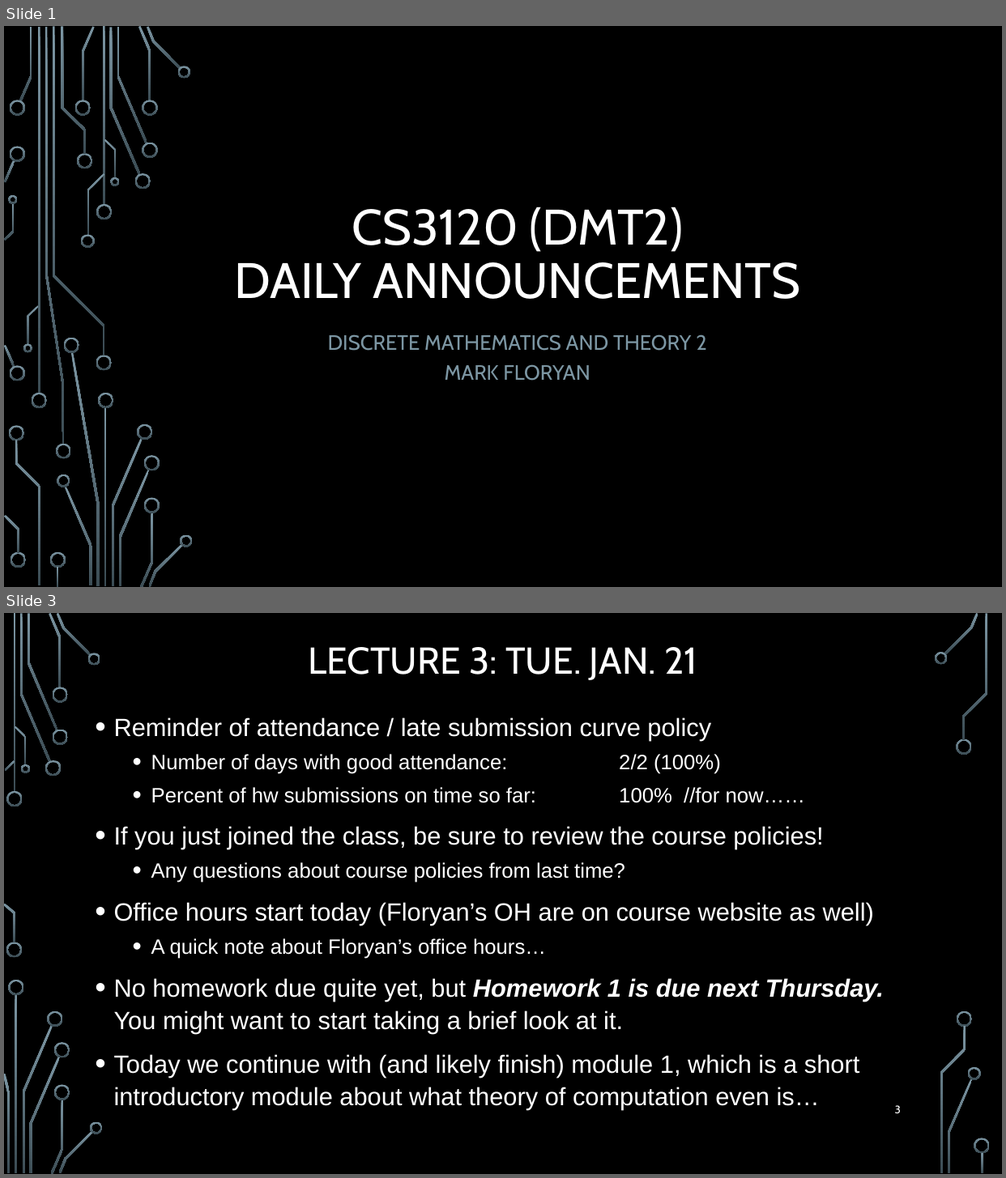
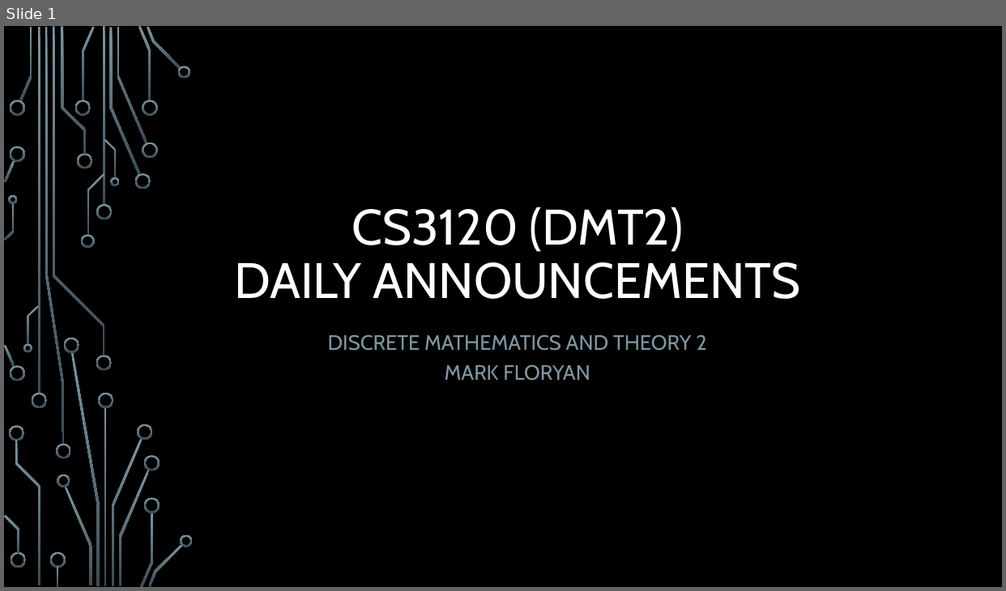
Before and after one commit to markfloryan/dmt2, a slide deck: slides/00-DailyAnnouncements.pptx. Shown one above the other, each under a label of ours: slides 1 and 3 before the commit, slide 1 after it; the slides between them are not shown. The pictures are 1006x1178 and 1006x591 pixels, drawn with LibreOffice and Linux fonts; fonts in the diff are those of the drawing; background and template pictures are left out. Boxes give left, top, right and bottom in pixels: in the first picture for what was removed or moved away, otherwise in the second. Text is boxed around its words. In the diff, an @@ line names an element or a change of style, - is before the commit and + after.

```diff
--- a/slides/00-DailyAnnouncements.pptx
+++ b/slides/00-DailyAnnouncements.pptx
@@ slide 3 removed at <box>4,613,1002,1174</box>, background picture (left out) @@
@@ title removed at <box>309,647,697,680</box> @@
-LECTURE 3: TUE. JAN. 21
@@ text removed at <box>114,717,884,1110</box> @@
-• Reminder of attendance / late submission curve policy
-  • Number of days with good attendance: 2/2 (100%)
-  • Percent of hw submissions on time so far: 100% //for now……
-• If you just joined the class, be sure to review the course policies!
-  • Any questions about course policies from last time?
-• Office hours start today (Floryan’s OH are on course website as well)
-  • A quick note about Floryan’s office hours…
-• No homework due quite yet, but Homework 1 is due next Thursday. You might want to start taking a brief look at it.
-• Today we continue with (and likely finish) module 1, which is a short introductory module about what theory of computation even is…
@@ page number removed at <box>895,1105,901,1114</box> @@
-3
@@ group removed at <box>4,613,990,1174</box>: 33 freeform shapes, 3 rectangles @@
```
Also in this commit, not shown: 1 slide changed, 18 other slides removed, 4 other files.
